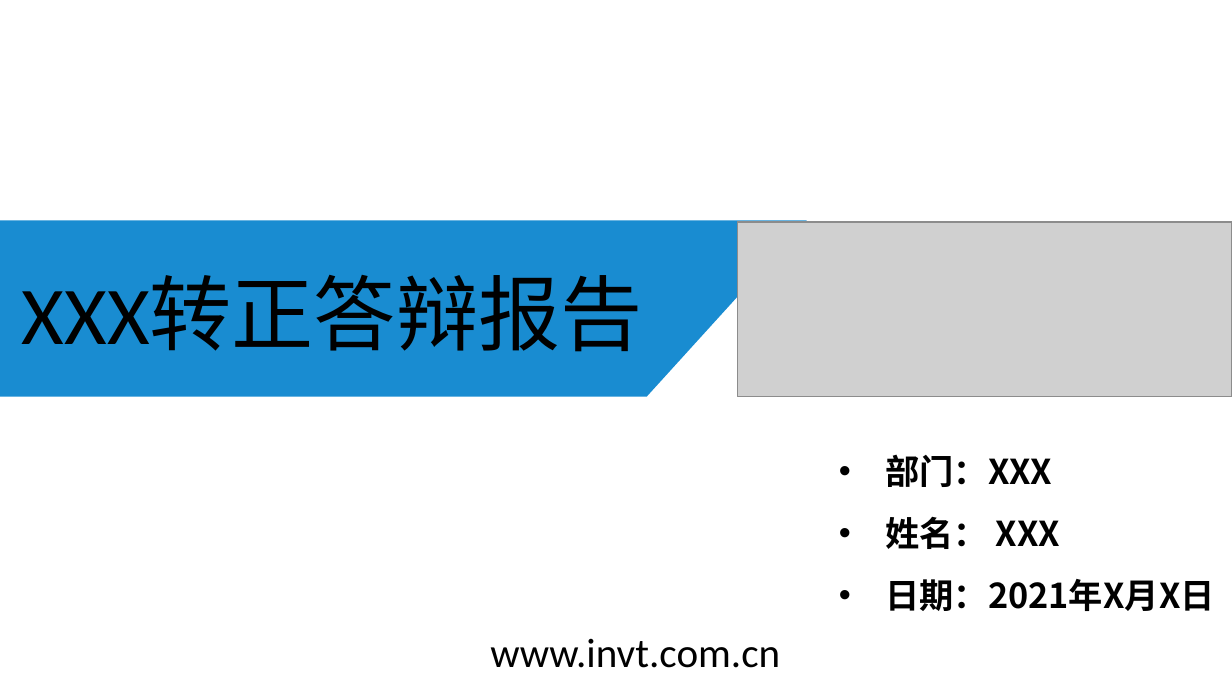
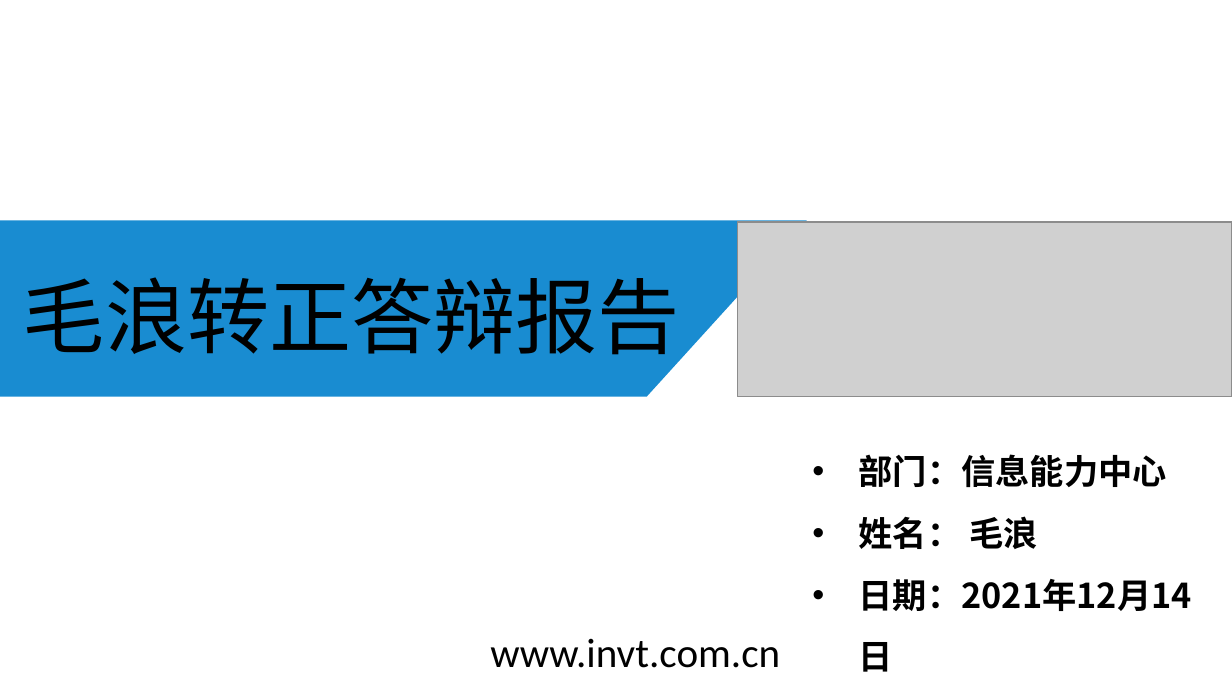
Before and after one commit to MaoLanghahaha/personal_notes, a slide deck: slide 1 of 2021校招新员工转正答辩模板.pptx. Drawn at 1232x693 pixels with LibreOffice and Linux fonts; fonts in the diff are those of the drawing; grey boxes stand for pictures; background and template pictures are left out. Boxes give left, top, right and bottom in pixels: in the first picture for what was removed or moved away, otherwise in the second. Text is boxed around its words. In the diff, an @@ line names an element or a change of style, - is before the commit and + after.

Commit message:
转正答辩

```diff
--- a/2021校招新员工转正答辩模板.pptx
+++ b/2021校招新员工转正答辩模板.pptx
@@ text at (23, 277, 680, 368): text changed @@
-XXX转正答辩报告
+毛浪转正答辩报告
@@ text at (859, 454, 1192, 611): text changed @@
-• 部门：XXX
-• 姓名： XXX
-• 日期：2021年X月X日
+• 部门：信息能力中心
+• 姓名： 毛浪
+• 日期：2021年12月14日
```
Also in this commit, not shown: 2 other slides changed, 3 slides added, 1 slide removed.
